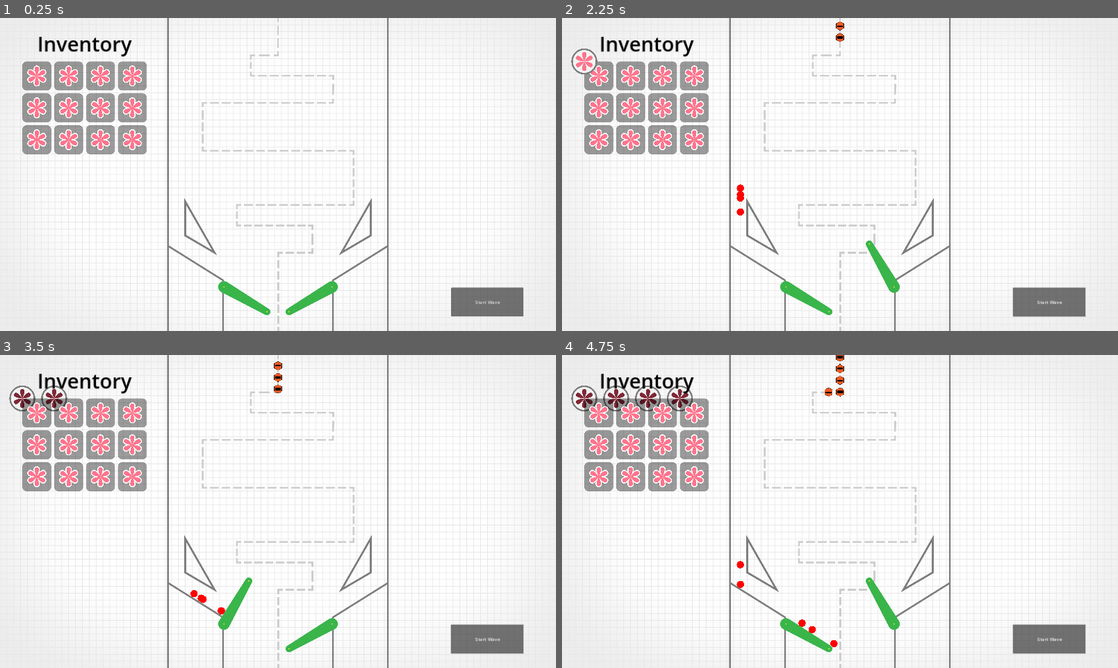
Above: before the commit, frames 1-4 (two rows, left to right).
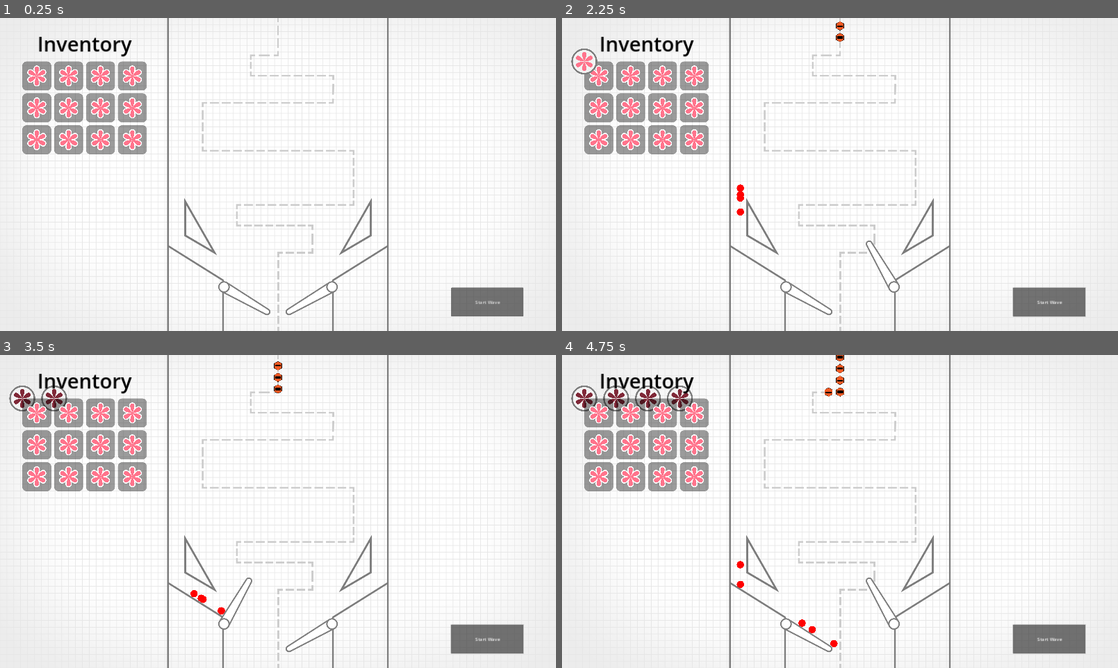
Above: after the commit, the same moments.

Repository: cxhuy/ptd
Game: Godot game, scene res://scenes/game.tscn
Same seed, same stepped clock (60 frames per second), same inputs: the game is played once before the commit and once after it.
Inputs (mouse positions are in pixels of both pictures, inside the frame that each line leads up to):
- Up to frame 1 (0.25 s): no input
- Up to frame 2 (2.25 s): click "Start Wave" at 0.5 s; click "Start Wave" at 1.25 s; tap Enter at 2 s; move the mouse to (600, 77) at 2.02 s; hold / (rightFlip) from 2.03 s (still down); hold Space (addBall) from 2.03 s (still down); click (600, 77) at 2.17 s
- Up to frame 3 (3.5 s): move the mouse to (66, 414) at 2.77 s; release / (rightFlip) at 2.78 s; release Space (addBall) at 2.78 s; hold Z (leftFlip) from 2.78 s (still down); tap Space (addBall) at 2.85 s; click (66, 414) at 2.92 s
- Up to frame 4 (4.75 s): move the mouse to (662, 414) at 3.52 s; release Z (leftFlip) at 3.53 s; hold Space (addBall) 3.53-4.28 s; hold / (rightFlip) from 3.53 s (still down); click (662, 414) at 3.67 s; move the mouse to (695, 414) at 4.27 s; tap Space (addBall) at 4.35 s; click (695, 414) at 4.42 s

The runs differ from the first frame. In frame 1, 0.6% of the frame differs, in the area x 39-61%, y 84-95%; in frame 2, 0.6%; in frame 3, 0.6%; in frame 4, 0.6%.

Commit message:
feat: new flipper sprite

Diff:
--- a/scenes/flipper/leftFlipper.tscn
+++ b/scenes/flipper/leftFlipper.tscn
@@ -10,7 +10,7 @@
 script = ExtResource("1_pds8i")
 
 [node name="FlipperSprite" type="Sprite2D" parent="."]
-position = Vector2(-40.75, 0)
+position = Vector2(-40.43, 0)
 scale = Vector2(0.4, 0.4)
 texture = ExtResource("2_exjey")
 
--- a/scenes/flipper/rightFlipper.tscn
+++ b/scenes/flipper/rightFlipper.tscn
@@ -9,11 +9,11 @@
 script = ExtResource("1_h5jm0")
 
 [node name="FlipperSprite" type="Sprite2D" parent="."]
-position = Vector2(-40.75, 0)
+position = Vector2(-40.43, 0)
 scale = Vector2(0.4, 0.4)
 texture = ExtResource("2_7cphv")
 
 [node name="FlipperCollision" type="CollisionPolygon2D" parent="."]
-position = Vector2(-40.75, 0)
+position = Vector2(-40.43, 0)
 scale = Vector2(0.4, 0.4)
 polygon = PackedVector2Array(-124, -10, -127, -4, -127, 2.76568, -124, 10, -116, 15, 106, 25, 113, 23, 119, 19, 124, 12, 127, 4, 127, -4, 124, -13, 117, -21, 107, -25, -116, -15)
--- a/sprites/flipper/flipper.svg
+++ b/sprites/flipper/flipper.svg
@@ -1 +1 @@
-<svg id="레이어_1" data-name="레이어 1" xmlns="http://www.w3.org/2000/svg" viewBox="0 0 256 54"><defs><style>.cls-1{fill:#39b54a;}.cls-1,.cls-2,.cls-3{stroke:#000;stroke-miterlimit:10;}.cls-2{fill:#fcee21;}.cls-3{fill:none;}</style></defs><polygon class="cls-1" points="229 1.99 15.35 11.99 15.6 42.01 229.25 52.01 229 1.99"/><circle class="cls-1" cx="230" cy="27" r="25"/><circle class="cls-1" cx="16" cy="27" r="15"/><circle class="cls-2" cx="230" cy="27" r="2.5"/><circle class="cls-2" cx="16" cy="27" r="2.5"/><line class="cls-3" x1="230" y1="27" x2="16" y2="27"/></svg>
+<svg id="레이어_1" data-name="레이어 1" xmlns="http://www.w3.org/2000/svg" viewBox="0 0 266 60"><defs><style>.cls-1{fill:#fff;}.cls-2{fill:gray;}</style></defs><polygon class="cls-1" points="22.57 42.14 22.37 17.85 230.01 8.13 230.23 51.86 22.57 42.14"/><path class="cls-2" d="M227,11.28l.19,37.44L25.55,39.28l-.16-18.56L227,11.28M233,5,19.35,15l.25,30L233.25,55,233,5Z"/><circle class="cls-1" cx="234" cy="30" r="22"/><path class="cls-2" d="M234,11a19,19,0,1,1-19,19,19,19,0,0,1,19-19m0-6a25,25,0,1,0,25,25A25,25,0,0,0,234,5Z"/><circle class="cls-1" cx="20" cy="30" r="12"/><path class="cls-2" d="M20,21a9,9,0,1,1-9,9,9,9,0,0,1,9-9m0-6A15,15,0,1,0,35,30,15,15,0,0,0,20,15Z"/><polyline class="cls-1" points="20 21 41 20 41 40 20 39 20 21"/></svg>
Not shown: 1 places in scenes/flipper/leftFlipper.tscn that only renumber resources
Not shown: 1 places in scenes/flipper/rightFlipper.tscn that only renumber resources
Not shown, changed: sprites/flipper/flipper.svg.import
